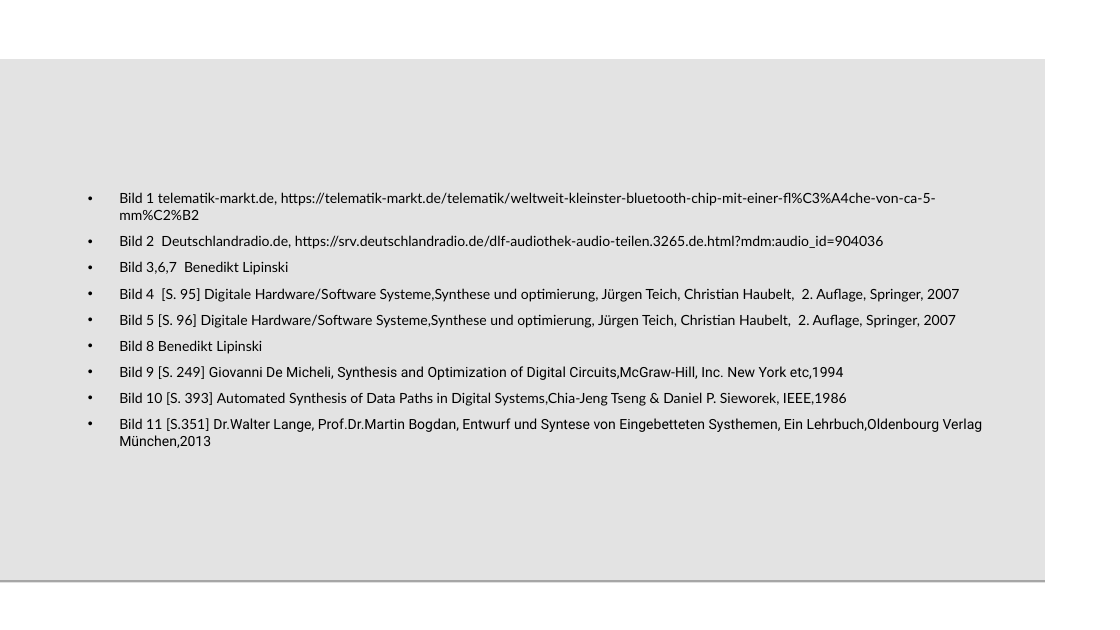
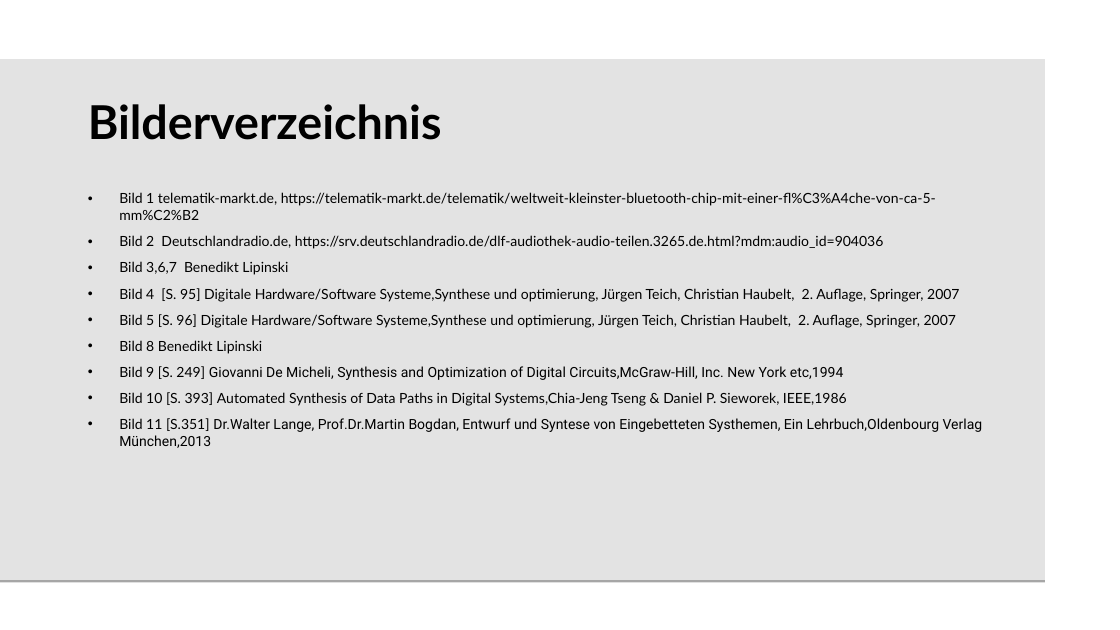
Before and after one commit to beLipinski/HW2, a slide deck: slide 27 of Presentation/Sharing and Binding for General Circuits.odp (slide 26 before the commit). Drawn at 1120x630 pixels with LibreOffice and Linux fonts; fonts in the diff are those of the drawing; background and template pictures are left out. Boxes give left, top, right and bottom in pixels: in the first picture for what was removed or moved away, otherwise in the second. Text is boxed around its words. In the diff, an @@ line names an element or a change of style, - is before the commit and + after.

```diff
--- a/Presentation/Sharing and Binding for General Circuits.odp
+++ b/Presentation/Sharing and Binding for General Circuits.odp
@@ title added at [88, 104, 442, 140], 40 pt, text #000000, bold @@
+Bilderverzeichnis
```
Also in this commit, not shown: 6 other slides changed, 2 slides added.
